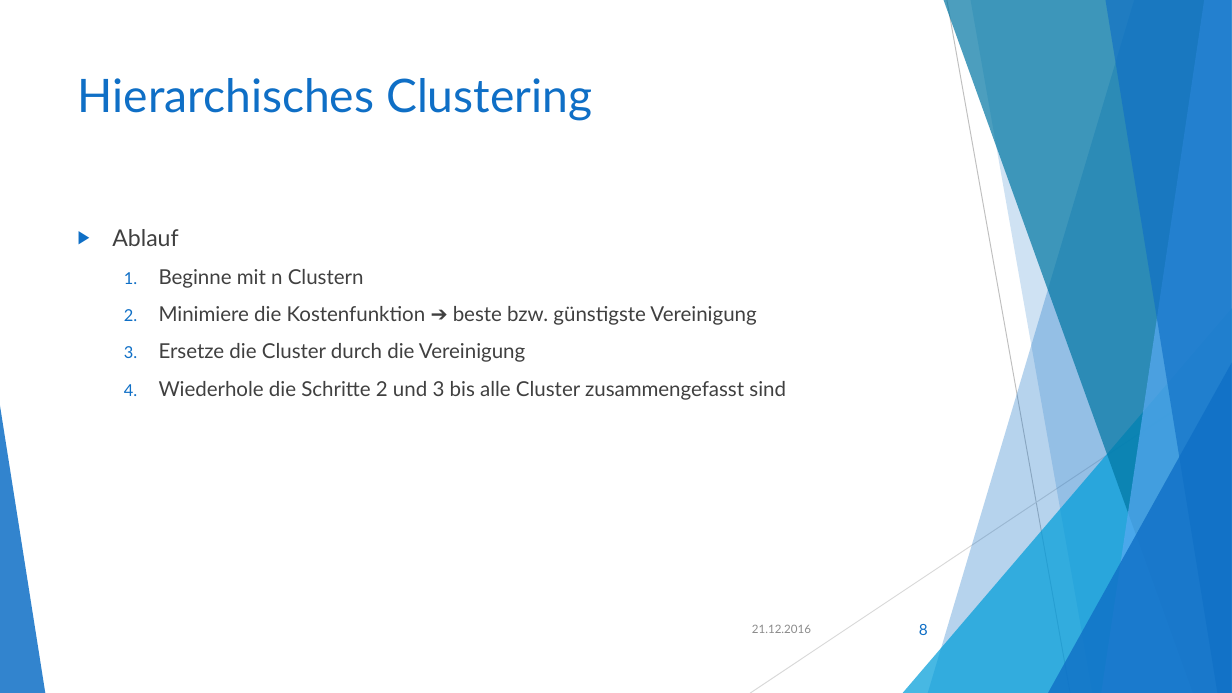
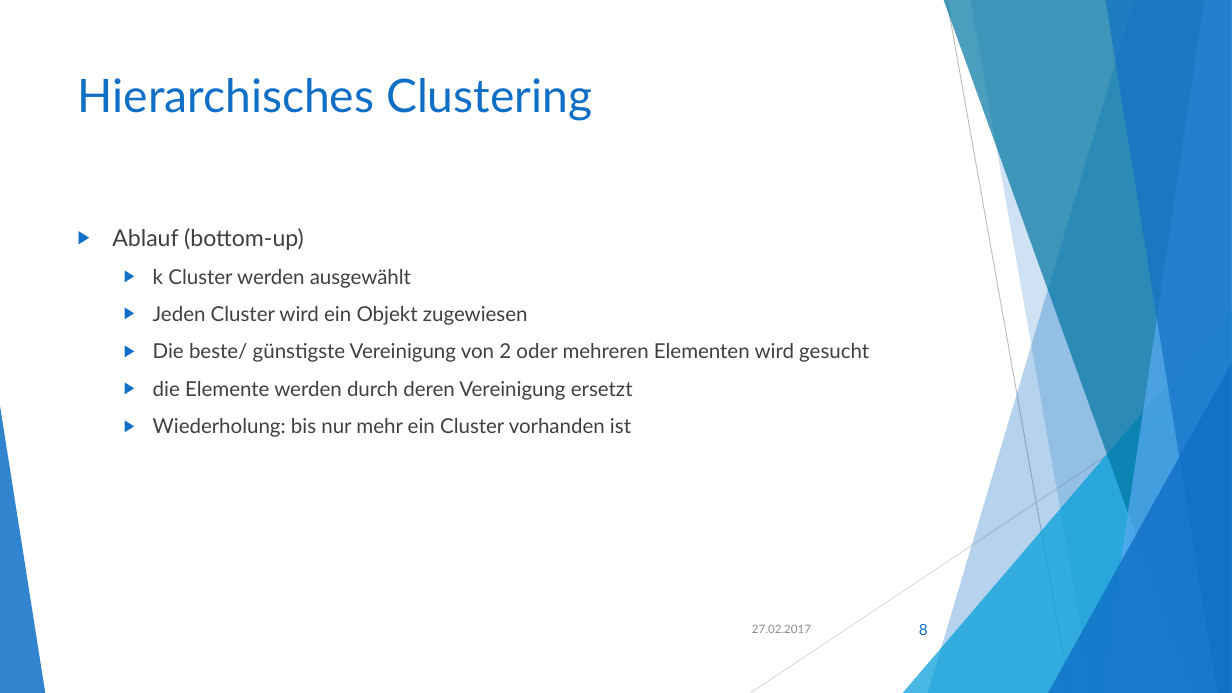
Before and after one commit to akio4800/fh, a slide deck: slide 8 of Klassifikation und Clustering.pptx. Drawn at 1232x693 pixels with LibreOffice and Linux fonts; fonts in the diff are those of the drawing. Boxes give left, top, right and bottom in pixels: in the first picture for what was removed or moved away, otherwise in the second. Text is boxed around its words. In the diff, an @@ line names an element or a change of style, - is before the commit and + after.

```diff
--- a/Klassifikation und Clustering.pptx
+++ b/Klassifikation und Clustering.pptx
@@ text at (112,228,869,437): text changed @@
-▶ Ablauf
-  1. Beginne mit n Clustern
-  2. Minimiere die Kostenfunktion ➔ beste bzw. günstigste Vereinigung
-  3. Ersetze die Cluster durch die Vereinigung
-  4. Wiederhole die Schritte 2 und 3 bis alle Cluster zusammengefasst sind
+▶ Ablauf (bottom-up)
+  ▶ k Cluster werden ausgewählt
+  ▶ Jeden Cluster wird ein Objekt zugewiesen
+  ▶ Die beste/ günstigste Vereinigung von 2 oder mehreren Elementen wird gesucht
+  ▶ die Elemente werden durch deren Vereinigung ersetzt
+  ▶ Wiederholung: bis nur mehr ein Cluster vorhanden ist
@@ text at (752,625,811,633): text changed @@
-21.12.2016
+27.02.2017
```
Also in this commit, not shown: 15 other slides changed, 3 slides added, 2 slides removed, 2 other files.
